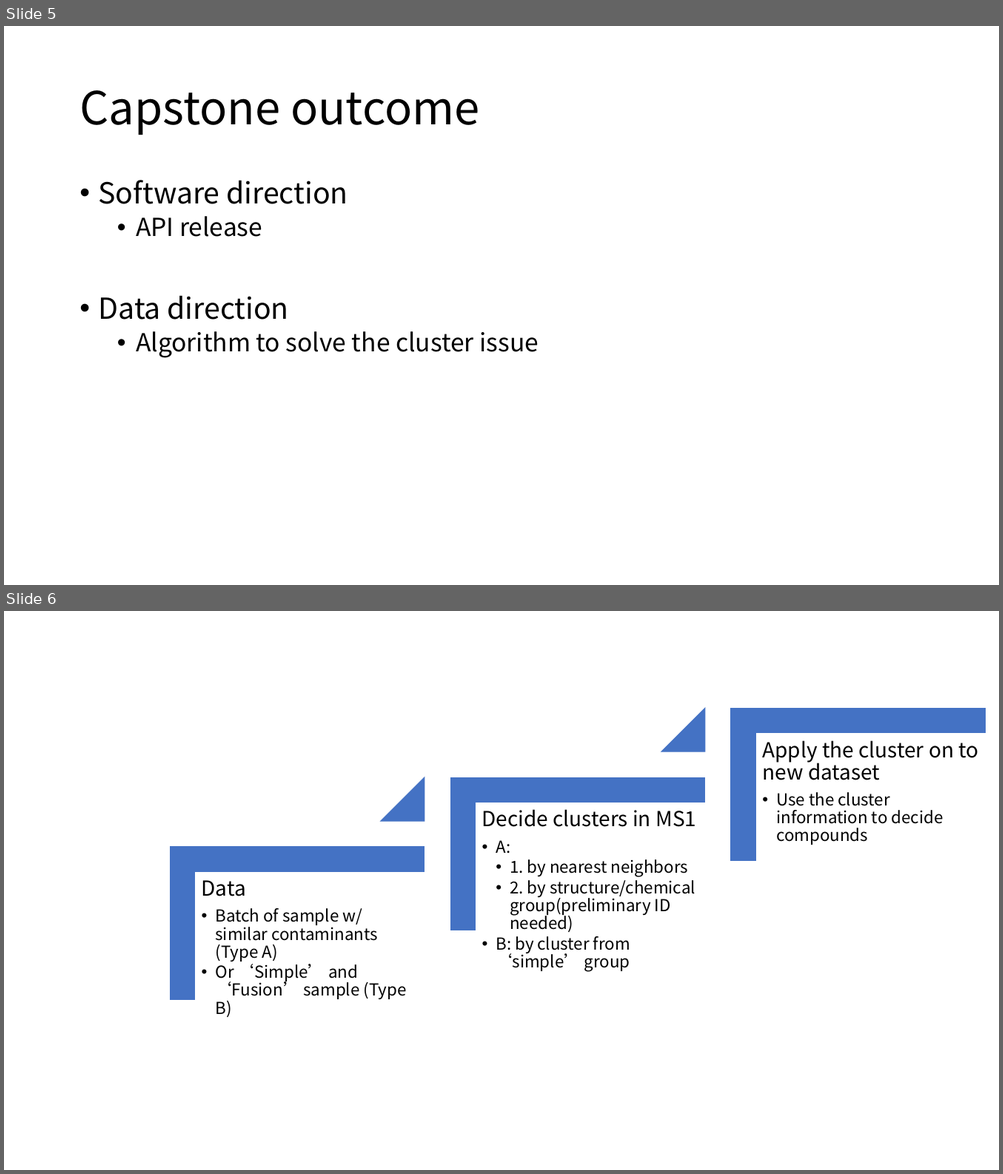
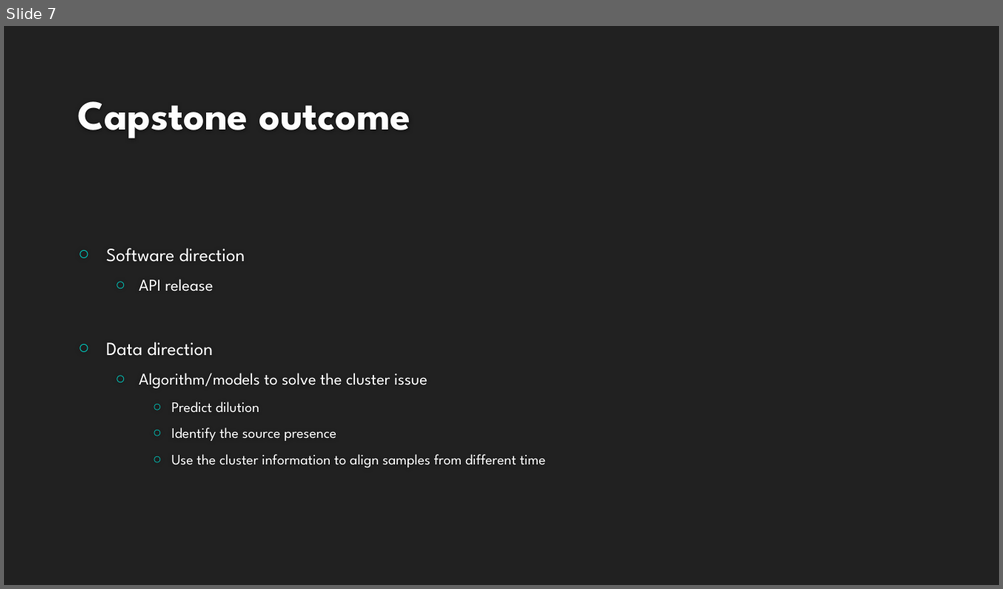
Before and after one commit to XiminHu/mass-suite, a slide deck: doc/20200327 Capstone HRMS.pptx. Shown one above the other, each under a label of ours: slides 5 and 6 before the commit, slide 7 after it. The pictures are 1003x1174 and 1003x589 pixels, drawn with LibreOffice and Linux fonts; fonts in the diff are those of the drawing; background and template pictures are left out. Boxes give left, top, right and bottom in pixels: in the first picture for what was removed or moved away, otherwise in the second. Text is boxed around its words. In the diff, an @@ line names an element or a change of style, - is before the commit and + after.

```diff
--- a/doc/20200327 Capstone HRMS.pptx
+++ b/doc/20200327 Capstone HRMS.pptx
@@ slide 6 removed at [4,611,999,1170], background #FFFFFF @@
@@ group removed at [170,709,984,1017]: 3 corners, 3 texts, 2 triangles @@
-Data
-  • Batch of sample w/ similar contaminants (Type A)
-  • Or ‘Simple’ and ‘Fusion’ sample (Type B)
-Decide clusters in MS1
-  • A:
-    • 1. by nearest neighbors
-    • 2. by structure/chemical group(preliminary ID needed)
-  • B: by cluster from ‘simple’ group
-Apply the cluster on to new dataset
-  • Use the cluster information to decide compounds
@@ what was slide 5 is now slide 7 @@
@@ slide 7 changed as well @@
@@ background #FFFFFF to #212121 @@
@@ title "Capstone outcome": place and size @@
-title "Capstone outcome" at [79,90,479,135]
+title "Capstone outcome" at [77,101,410,138]
@@ title "Capstone outcome" at [77,101,410,138]: size 44 to 40 pt, font Noto Sans CJK SC to League Spartan, text colour #000000 to #FEFEFE, bold on; line spacing 0.9 to 1; vertical alignment middle to bottom @@
@@ text "Software direction": place and size @@
-text "Software direction" at [99,180,539,358]
+text "Software direction" at [106,248,546,469]
@@ text "Software direction" at [106,248,546,469]: vertical alignment top to middle @@
@@ text at [106,248,245,356]: size 28 to 18 pt in "Software direction", "Data direction"; font Noto Sans CJK SC to League Spartan, text colour #000000 to #FFFFFF in "Software direction", "API release", "Data direction"; size 24 to 16 pt in "API release"; bullet • to ○; line spacing 0.9 to 1; more space between paragraphs @@
@@ text at [139,373,546,469]: text changed; size 24 to 14 pt; font Noto Sans CJK SC to League Spartan; text colour #000000 to #FFFFFF @@
-  • Algorithm to solve the cluster issue
+  ○ Algorithm/models to solve the cluster issue
+    ○ Predict dilution
+    ○ Identify the source presence
+    ○ Use the cluster information to align samples from different time
```
Also in this commit, not shown: 7 other slides changed, 4 slides added, 2 other slides removed, 1 other file.
